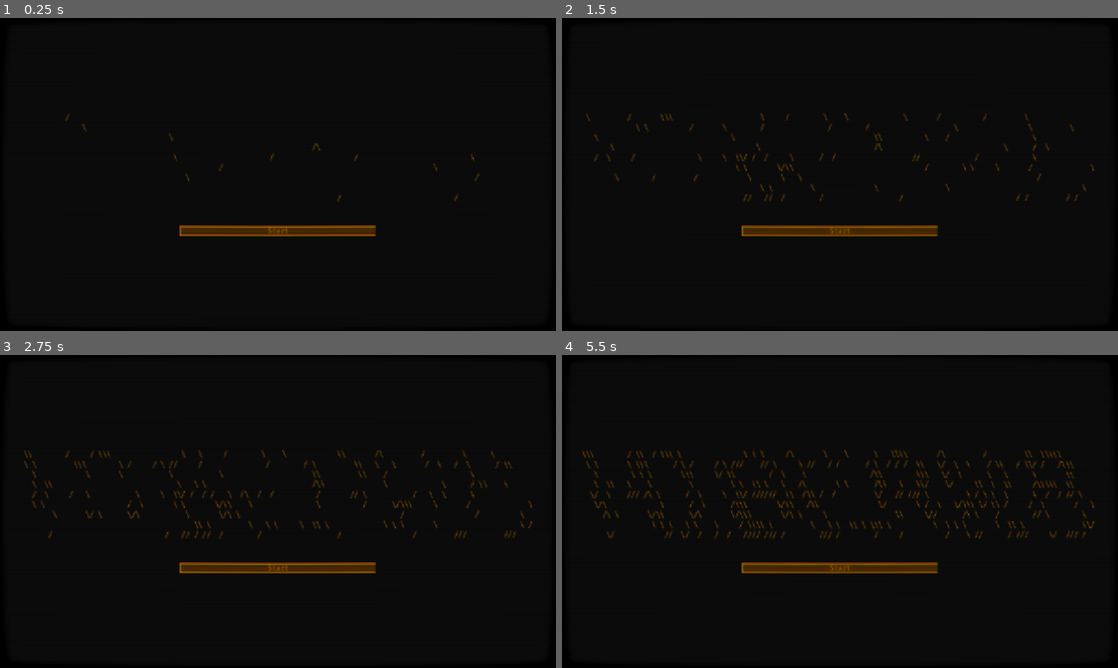
Above: before the commit, frames 1-4 (two rows, left to right).
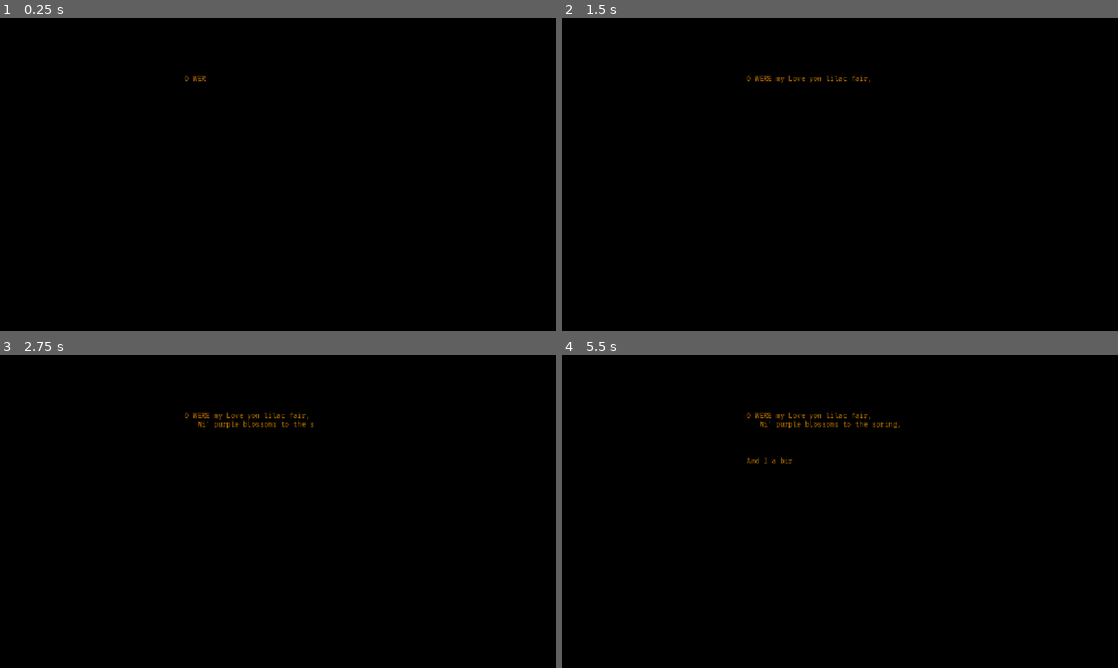
Above: after the commit, the same moments.

Repository: mihirlaud/hibern8
Game: Godot game, scene res://scenes/opening.tscn
Same seed, same stepped clock (60 frames per second), same inputs: the game is played once before the commit and once after it. Before the commit the project starts from res://scenes/start.tscn.
Inputs:
- Up to frame 1 (0.25 s): no input
- Up to frame 2 (1.5 s): no input
- Up to frame 3 (2.75 s): no input
- Up to frame 4 (5.5 s): no input

The runs differ from the first frame. In frame 1, 1.5% of the frame differs, in the area x 11-87%, y 18-70%; in frame 2, 2.3%; in frame 3, 3.2%; in frame 4, 5.0%, in the area x 3-96%, y 18-70%.

Commit message:
Add opening poem

Diff:
--- a/project.godot
+++ b/project.godot
@@ -11,7 +11,7 @@
 [application]
 
 config/name="GMTK-2026"
-run/main_scene="uid://mecy25x51hnw"
+run/main_scene="uid://co53btkd2lgfh"
 config/features=PackedStringArray("4.7", "Forward Plus")
 config/icon="res://icon.svg"
 
--- /dev/null
+++ b/scenes/opening.tscn
@@ -0,0 +1,82 @@
+[gd_scene format=3 uid="uid://co53btkd2lgfh"]
+
+[ext_resource type="Script" uid="uid://dmhpsrbhlemxf" path="res://scripts/opening.gd" id="1_gafq3"]
+[ext_resource type="Theme" uid="uid://dgkyx32qiplpg" path="res://ui/default_theme.tres" id="2_y6ged"]
+
+[node name="Opening" type="Control" unique_id=125513098]
+layout_mode = 3
+anchors_preset = 15
+anchor_right = 1.0
+anchor_bottom = 1.0
+grow_horizontal = 2
+grow_vertical = 2
+script = ExtResource("1_gafq3")
+
+[node name="BG" type="ColorRect" parent="." unique_id=2032607223]
+layout_mode = 1
+anchors_preset = 15
+anchor_right = 1.0
+anchor_bottom = 1.0
+grow_horizontal = 2
+grow_vertical = 2
+color = Color(0, 0, 0, 1)
+
+[node name="CenterContainer" type="MarginContainer" parent="." unique_id=1377038943]
+layout_mode = 1
+anchors_preset = 15
+anchor_right = 1.0
+anchor_bottom = 1.0
+grow_horizontal = 2
+grow_vertical = 2
+theme_override_constants/margin_left = 425
+theme_override_constants/margin_top = 100
+theme_override_constants/margin_right = 425
+theme_override_constants/margin_bottom = 100
+
+[node name="VBoxContainer" type="VBoxContainer" parent="CenterContainer" unique_id=1812209484]
+layout_mode = 2
+
+[node name="RichTextLabel" type="RichTextLabel" parent="CenterContainer/VBoxContainer" unique_id=1806974419]
+layout_mode = 2
+size_flags_vertical = 3
+theme = ExtResource("2_y6ged")
+bbcode_enabled = true
+fit_content = true
+scroll_active = false
+vertical_alignment = 1
+
+[node name="RichTextLabel2" type="RichTextLabel" parent="CenterContainer/VBoxContainer" unique_id=730706023]
+layout_mode = 2
+size_flags_vertical = 3
+theme = ExtResource("2_y6ged")
+bbcode_enabled = true
+fit_content = true
+scroll_active = false
+vertical_alignment = 1
+
+[node name="RichTextLabel3" type="RichTextLabel" parent="CenterContainer/VBoxContainer" unique_id=914471710]
+layout_mode = 2
+size_flags_vertical = 3
+theme = ExtResource("2_y6ged")
+bbcode_enabled = true
+fit_content = true
+scroll_active = false
+vertical_alignment = 1
+
+[node name="RichTextLabel4" type="RichTextLabel" parent="CenterContainer/VBoxContainer" unique_id=869813691]
+layout_mode = 2
+size_flags_vertical = 3
+theme = ExtResource("2_y6ged")
+bbcode_enabled = true
+fit_content = true
+scroll_active = false
+vertical_alignment = 1
+
+[node name="RichTextLabel5" type="RichTextLabel" parent="CenterContainer/VBoxContainer" unique_id=1028909948]
+layout_mode = 2
+size_flags_vertical = 3
+theme = ExtResource("2_y6ged")
+bbcode_enabled = true
+fit_content = true
+scroll_active = false
+vertical_alignment = 1
--- /dev/null
+++ b/scripts/opening.gd
@@ -0,0 +1,82 @@
+extends Control
+
+@onready var rich_text_label: RichTextLabel = $CenterContainer/VBoxContainer/RichTextLabel
+@onready var rich_text_label_2: RichTextLabel = $CenterContainer/VBoxContainer/RichTextLabel2
+@onready var rich_text_label_3: RichTextLabel = $CenterContainer/VBoxContainer/RichTextLabel3
+@onready var rich_text_label_4: RichTextLabel = $CenterContainer/VBoxContainer/RichTextLabel4
+@onready var rich_text_label_5: RichTextLabel = $CenterContainer/VBoxContainer/RichTextLabel5
+
+const DISPLAY_TIME_IN_S = 3.0
+const WAIT_TIME_IN_S = 2.0
+const POEM_1 = "O WERE my Love yon lilac fair, \n   Wi' purple blossoms to the spring,"
+const POEM_2 = "And I a bird to shelter there, \n   When wearied on my little wing;  "
+const POEM_3  = "How I wad mourn when it was torn  \n   By autumn wild and [b]winter[/b] rude!  "
+const POEM_3A = "                                  \n                      [b]winter[/b]"
+const POEM_4 = "But I wad sing on wanton wing  \n   When youthfu' May its bloom renew'd.  "
+const POEM_5 = "\n                      -- Robert Burns  "
+
+var elapsed_time = 0.0
+var labels = [rich_text_label, rich_text_label_2, rich_text_label_3, rich_text_label_4, rich_text_label_5]
+var current_label = 0
+var waiting = false
+var wait_start = 0.0
+
+# Called when the node enters the scene tree for the first time.
+func _ready() -> void:
+	elapsed_time = 0.0
+	rich_text_label.text = POEM_1
+	rich_text_label.visible_ratio = 0.0
+	rich_text_label_2.text = POEM_2
+	rich_text_label_2.visible_ratio = 0.0
+	rich_text_label_3.text = POEM_3
+	rich_text_label_3.visible_ratio = 0.0
+	rich_text_label_4.text = POEM_4
+	rich_text_label_4.visible_ratio = 0.0
+	rich_text_label_5.text = POEM_5
+	rich_text_label_5.visible_ratio = 0.0
+	current_label = 0
+	labels = [rich_text_label, rich_text_label_2, rich_text_label_3, rich_text_label_4, rich_text_label_5]
+	waiting = false
+	wait_start = 0.0
+
+# Called every frame. 'delta' is the elapsed time since the previous frame.
+func _process(delta: float) -> void:
+	elapsed_time += delta
+
+	if current_label == -1:
+		rich_text_label.text = ""
+		rich_text_label_2.text = ""
+		rich_text_label_3.text = POEM_3A
+		rich_text_label_4.text = ""
+		rich_text_label_5.text = ""
+
+	if current_label == -2:
+		get_tree().change_scene_to_file("res://scenes/start.tscn")
+
+	if current_label >= 0 and current_label < len(labels):
+		if labels[current_label].visible_ratio == 1.0:
+			if not waiting:
+				waiting = true
+				wait_start = elapsed_time
+			else:
+				if elapsed_time - wait_start >= WAIT_TIME_IN_S:
+					waiting = false
+					current_label += 1
+		else:
+			var prev_vis_char = labels[current_label].visible_characters
+			labels[current_label].visible_ratio = min(1.0, (elapsed_time - current_label * (DISPLAY_TIME_IN_S + WAIT_TIME_IN_S)) / DISPLAY_TIME_IN_S)
+			var new_vis_char = labels[current_label].visible_characters
+
+			if prev_vis_char != new_vis_char:
+				Audio.play_blop()
+	else:
+		if not waiting:
+			waiting = true
+			wait_start = elapsed_time
+		else:
+			if elapsed_time - wait_start >= WAIT_TIME_IN_S:
+				waiting = false
+				if current_label > 0:
+					current_label = -1
+				else:
+					current_label = -2
Not shown, added: scripts/opening.gd.uid
